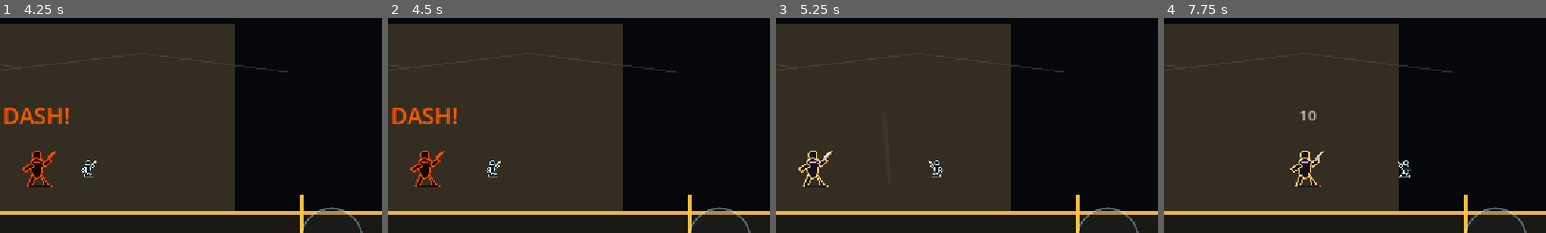
Above: before the commit, frames 1-4 (left to right).
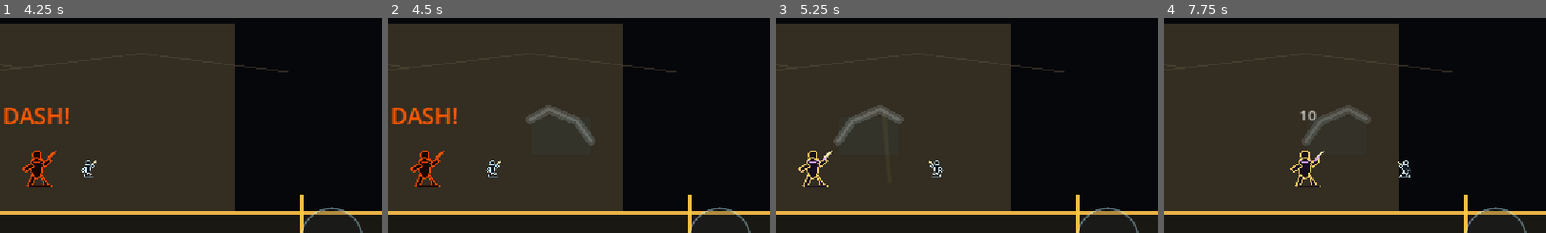
Above: after the commit, the same moments.

Repository: shanwinder/lastblade
Game: Godot game, scene res://scenes/main/BossBrokenMaster.tscn
The game is run twice, just before and just after one commit, with the same random seed, the same clock (stepped at 60 frames per second) and the same inputs.
Inputs:
- Up to frame 1 (4.25 s): click "◀" at 0.5 s; click "▶" at 1.25 s; click "ATTACK" at 2 s; click "DASH" at 2.75 s; click "PARRY" at 3.5 s
- Up to frame 2 (4.5 s): hold Right (ui_right) from 4.28 s (still down); tap A (attack) at 4.35 s
- Up to frame 3 (5.25 s): release Right (ui_right) at 5.03 s; hold Left (ui_left) from 5.03 s (still down); tap A (attack) at 5.1 s
- Up to frame 4 (7.75 s): release Left (ui_left) at 5.78 s; hold Right (ui_right) 5.78-7.28 s; tap S (dash) at 5.85 s; tap A (attack) at 6.05, 6.8, 7.55 s; tap D (parry) at 6.6 s; hold Left (ui_left) from 7.28 s (still down); hold R from 7.28 s (still down)
The pictures show only the part of the screen within x 50-100%, y 15-65%; the shares and areas given below are measured in that part.

Frame 1 is identical in both runs. In frame 2, 0.9% of the frame differs, in the area x 36-55%, y 40-60%; in frame 3, 0.9%, in the area x 15-34%, y 40-60%; in frame 4, 0.9%.

Commit message:
feat: enable player attack vfx manager

Diff:
--- a/last-blade-trial/scenes/main/BossBrokenMaster.tscn
+++ b/last-blade-trial/scenes/main/BossBrokenMaster.tscn
@@ -8,6 +8,7 @@
 [ext_resource type="Script" uid="uid://bfcpuai2nb0xm" path="res://game_camera.gd" id="6_jpax5"]
 [ext_resource type="Script" path="res://combat_decay_manager.gd" id="7_decay"]
 [ext_resource type="Script" path="res://touch_controls.gd" id="8_touch"]
+[ext_resource type="Script" path="res://player_attack_vfx_manager.gd" id="9_player_vfx"]
 
 [sub_resource type="RectangleShape2D" id="RectangleShape2D_nha0i"]
 size = Vector2(32, 32)
@@ -51,6 +52,9 @@
 
 [node name="CombatDecayManager" type="Node" parent="."]
 script = ExtResource("7_decay")
+
+[node name="PlayerAttackVFXManager" type="Node" parent="."]
+script = ExtResource("9_player_vfx")
 
 [node name="HUD" type="CanvasLayer" parent="." unique_id=613196371]
 script = ExtResource("5_7w3th")
